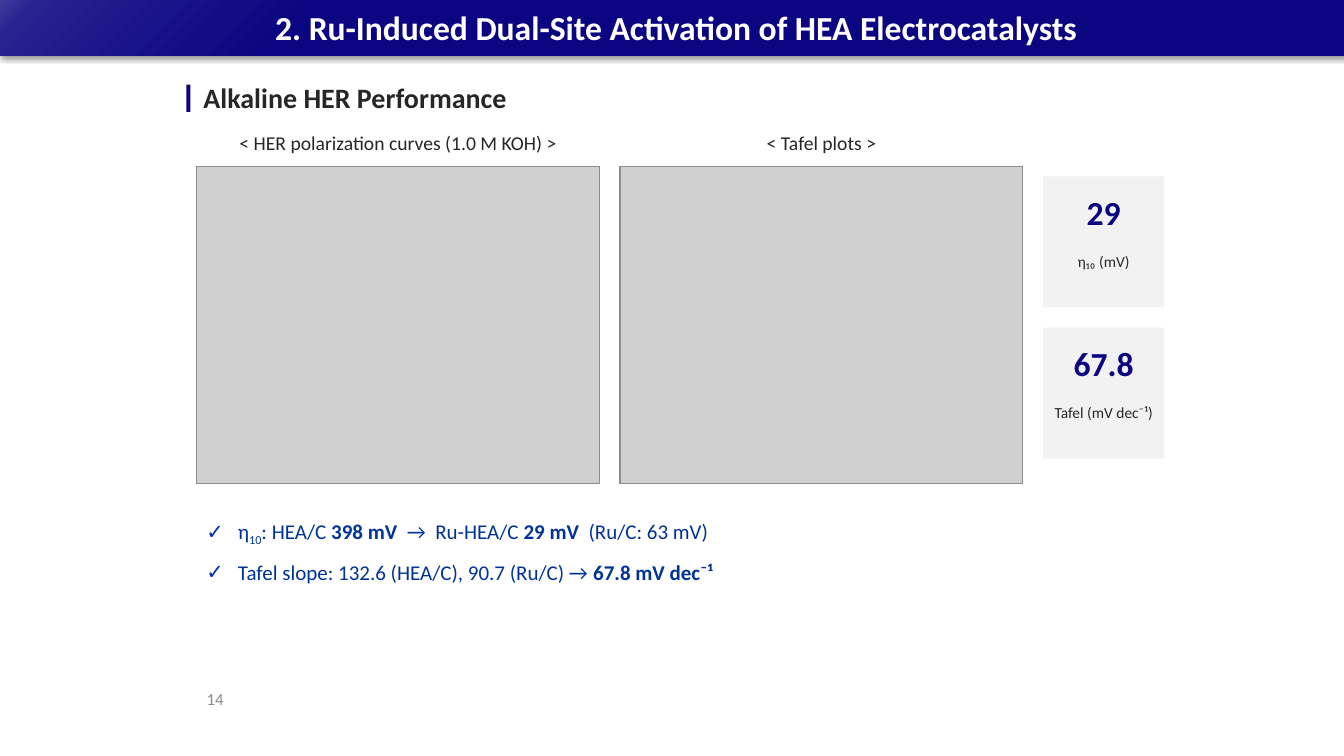
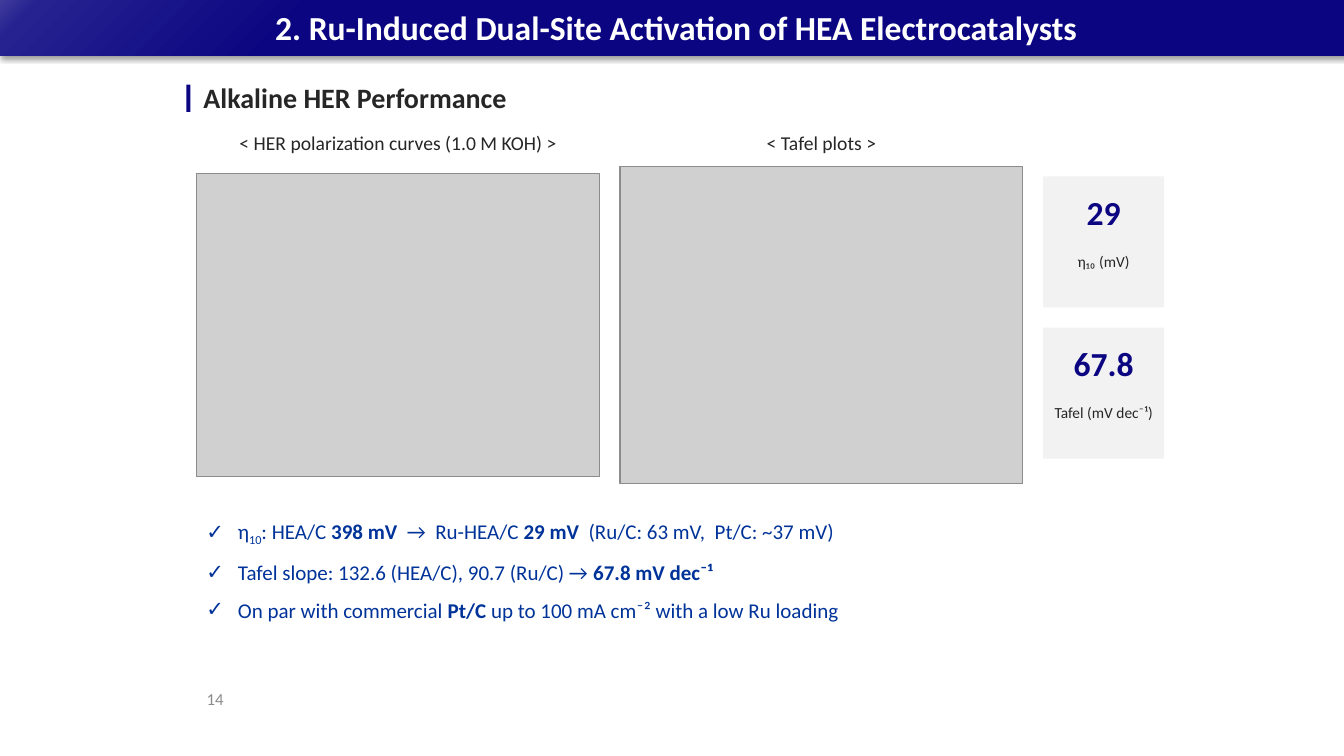
Before and after one commit to limsj0204/letter, a slide deck: slide 14 of 학위논문_디펜스_발표자료_5시료.pptx. Drawn at 1344x756 pixels with LibreOffice and Linux fonts; fonts in the diff are those of the drawing; grey boxes stand for pictures. Boxes give left, top, right and bottom in pixels: in the first picture for what was removed or moved away, otherwise in the second. Text is boxed around its words. In the diff, an @@ line names an element or a change of style, - is before the commit and + after.

```diff
--- a/학위논문_디펜스_발표자료_5시료.pptx
+++ b/학위논문_디펜스_발표자료_5시료.pptx
@@ picture: place and size @@
-picture at (197, 166, 600, 484)
+picture at (197, 173, 600, 476)
@@ text at (272, 524, 834, 542): text changed @@
-✓ η10: HEA/C 398 mV → Ru-HEA/C 29 mV (Ru/C: 63 mV)
+✓ η10: HEA/C 398 mV → Ru-HEA/C 29 mV (Ru/C: 63 mV, Pt/C: ~37 mV)
@@ text at (238, 602, 839, 622): paragraph added @@
+✓ On par with commercial Pt/C up to 100 mA cm⁻² with a low Ru loading
```
